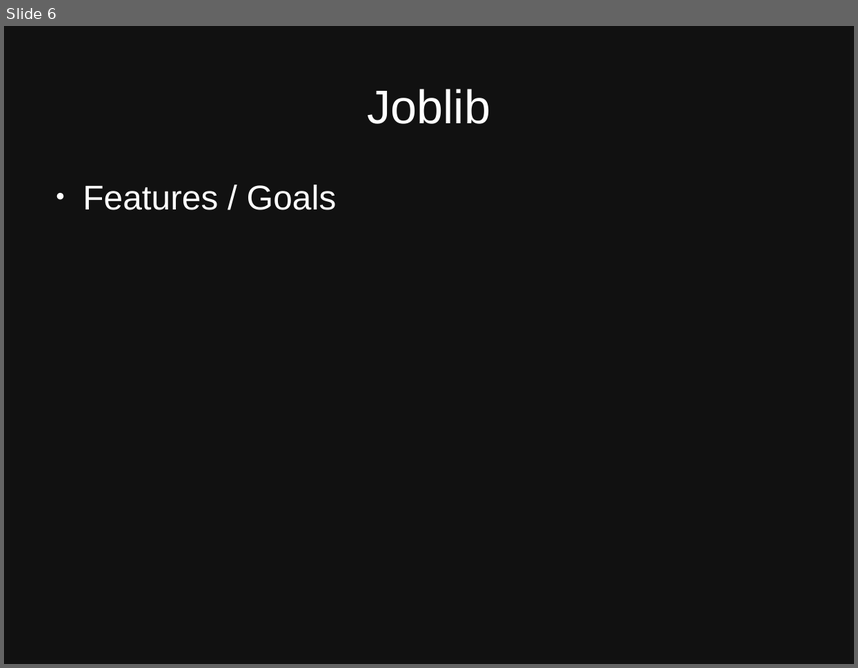
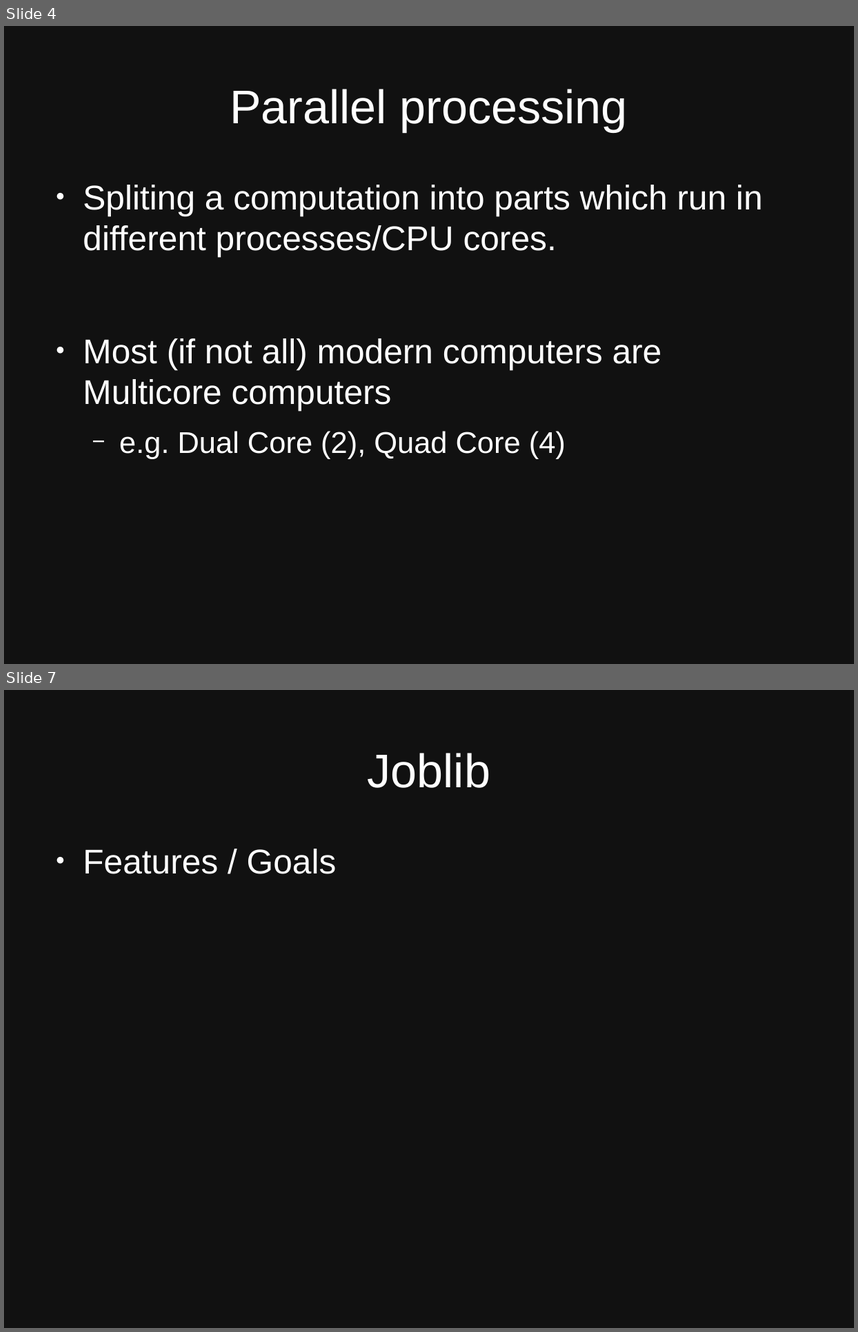
Before and after one commit to jason-neal/PC_Joblib_parrallelization, a slide deck: Embarisingly Parallel.odp. Shown one above the other, each under a label of ours: slide 6 before the commit, slides 4 and 7 after it; the slides between them are not shown. The pictures are 858x668 and 858x1332 pixels, drawn with LibreOffice and Linux fonts; fonts in the diff are those of the drawing. Boxes give left, top, right and bottom in pixels: in the first picture for what was removed or moved away, otherwise in the second. Text is boxed around its words. In the diff, an @@ line names an element or a change of style, - is before the commit and + after.

Commit message:
Start on into and context

```diff
--- a/Embarisingly Parallel.odp
+++ b/Embarisingly Parallel.odp
@@ slide 4 added at (4,26,854,664), background #111111 @@
@@ title added at (230,89,628,132), 44 pt, text #FFFFFF @@
+Parallel processing
@@ text added at (83,185,763,459), 32 pt, text #FFFFFF @@
+● Spliting a computation into parts which run in different processes/CPU cores.
+● Most (if not all) modern computers are Multicore computers
+  − e.g. Dual Core (2), Quad Core (4)
@@ what was slide 6 is now slide 7 @@
```
Also in this commit, not shown: 2 slides changed, 2 other slides added, 2 slides removed.
